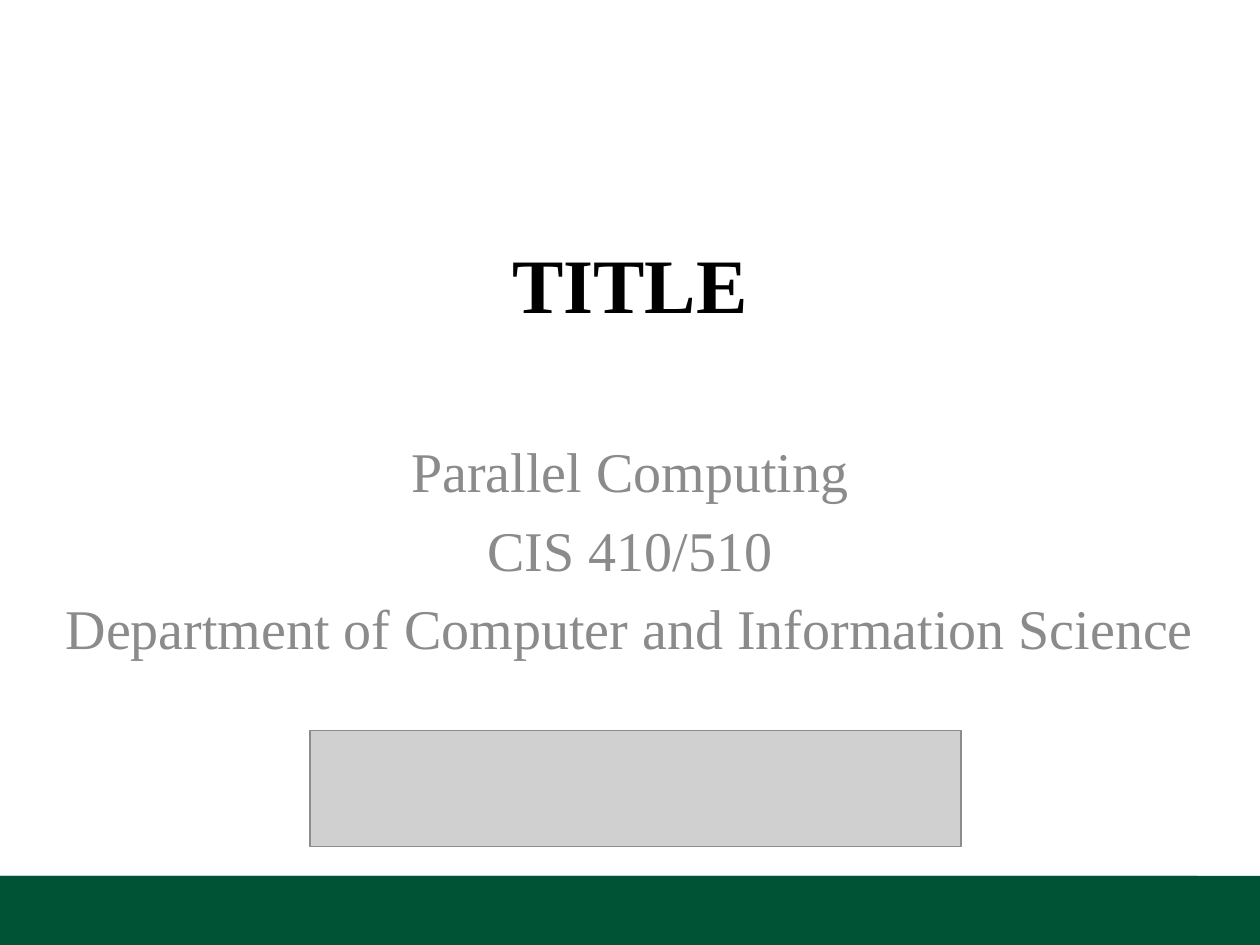
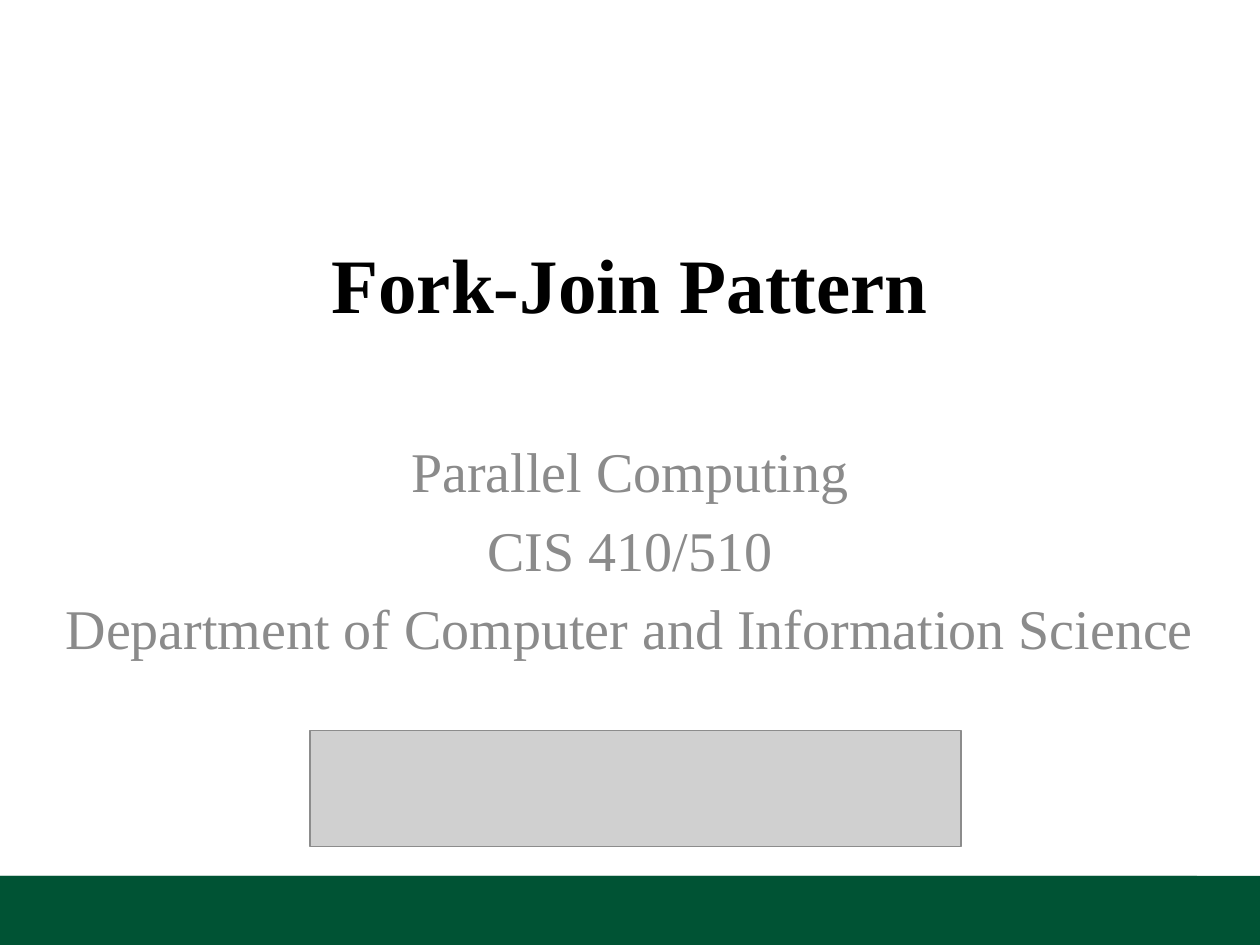
Before and after one commit to UOregonParallel/CourseMaterials, a slide deck: slide 1 of lecture_content/classSlides/5_forkjoinPattern/forkjoinPattern.pptx. Drawn at 1260x945 pixels with LibreOffice and Linux fonts; fonts in the diff are those of the drawing; grey boxes stand for pictures; background and template pictures are left out. Boxes give left, top, right and bottom in pixels: in the first picture for what was removed or moved away, otherwise in the second. Text is boxed around its words. In the diff, an @@ line names an element or a change of style, - is before the commit and + after.

```diff
--- a/lecture_content/classSlides/5_forkjoinPattern/forkjoinPattern.pptx
+++ b/lecture_content/classSlides/5_forkjoinPattern/forkjoinPattern.pptx
@@ title at bbox=[331, 259, 928, 314]: text changed @@
-TITLE
+Fork-Join Pattern
```
Also in this commit, not shown: 1 other slide changed, 1 slide added, 5 other files.
